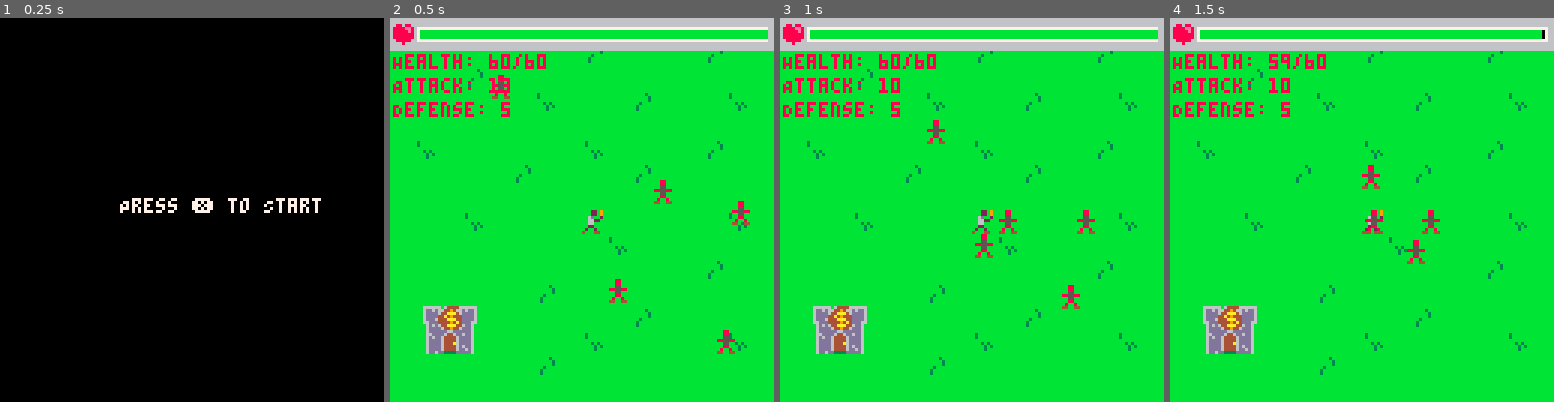
Above: before the commit, frames 1-4 (left to right).
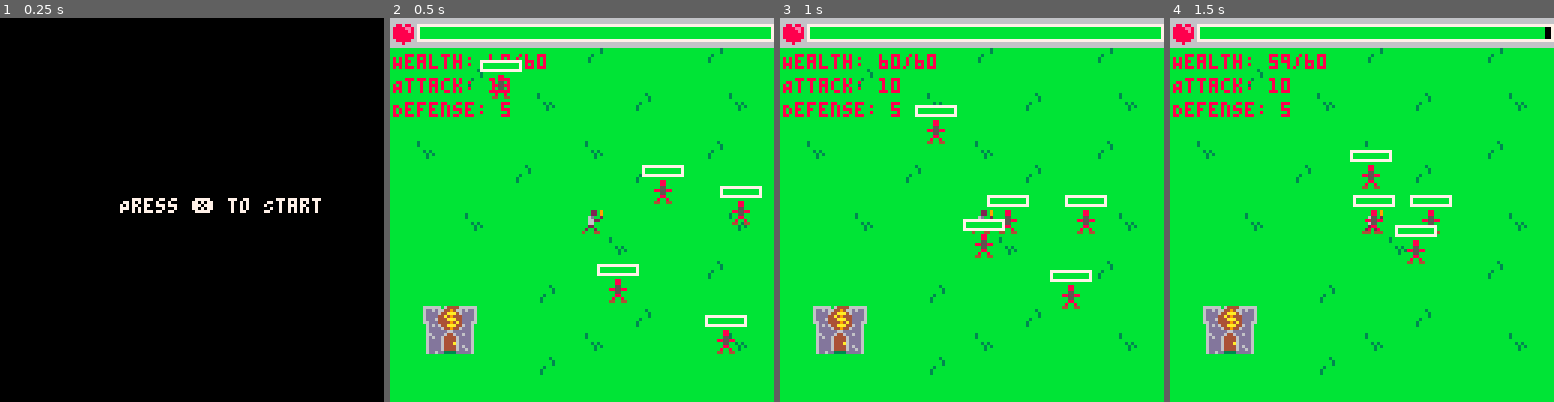
Above: after the commit, the same moments.

Repository: PancakedRivet/last-minute-hero
Game: PICO-8 cartridge last-minute-hero.p8
Same seed, same stepped clock (60 frames per second), same inputs: the game is played once before the commit and once after it.
Inputs:
- Up to frame 1 (0.25 s): no input
- Up to frame 2 (0.5 s): tap X (X key) at 0.33 s
- Up to frame 3 (1 s): no input
- Up to frame 4 (1.5 s): tap X (X key) at 1.07 s

Frame 1 is identical in both runs. In frame 2, 3.3% of the frame differs, in the area x 0-100%, y 1-81%; in frame 3, 3.3%; in frame 4, 3.1%.

Commit message:
Draw health bars on enemies

Diff:
--- a/main.lua
+++ b/main.lua
@@ -42,12 +42,13 @@
     map()
     draw_player(player)
     draw_status(player)
-    rectfill(0, 0, 128, 10, 6) -- UI Background
-    draw_status_bar(player.health, player.max_health, 9, 3, 116, 4)
+    rectfill(0, 0, 128, 9, 6) -- UI Background
+    draw_status_bar(player.health, player.max_health, 9, 2, 116, 3)
     -- Health sprite in top left corner
     spr(game_sprites.health, 1, 1)
     -- Draw enemies
     for enemy in all(enemies) do
+        draw_status_bar(enemy.health, enemy.max_health, enemy.x - 3, enemy.y - 5, 11, 1)
         spr(game_sprites.enemy, enemy.x, enemy.y)
     end
  end
--- a/scripts/game.lua
+++ b/scripts/game.lua
@@ -15,12 +15,8 @@
 end
 
 function draw_status_bar(_current_value, _max_value, _x, _y, _width, _height)
- local x = _x or 0
- local y = _y or 0
- local bar_width = _width or 40
- local bar_height = _height or 8
  local bar_ratio = _current_value / _max_value
- local filled_width = flr(bar_width * bar_ratio)
+ local filled_width = flr(_width * bar_ratio)
  local border_width = 1
 
  local bar_color = 11 -- Green by default
@@ -31,9 +27,9 @@
     bar_color = 8 -- Red
  end
 
- rectfill(x, y, x + bar_width, y + bar_height, 7) -- Background Edge
- rectfill(x + border_width, y + border_width, x + bar_width - border_width, y + bar_height - border_width, 0) -- Background
- rectfill(x + border_width, y + border_width, x + filled_width, y + bar_height - border_width, bar_color) -- Filled part
+ rectfill(_x, _y, _x + _width + (2 * border_width), _y + _height + (2 * border_width), 7) -- Background Edge
+ rectfill(_x + border_width, _y + border_width, _x + _width + border_width, _y + _height + border_width, 0) -- Background
+ rectfill(_x + border_width, _y + border_width, _x + filled_width + border_width, _y + _height + border_width, bar_color) -- Filled part
 end
 
 function update_enemies()
@@ -64,6 +60,7 @@
         x=enemy_x,
         y=enemy_y,
         health=20,
+        max_health=20,
         speed=1,
     }
     return enemy
